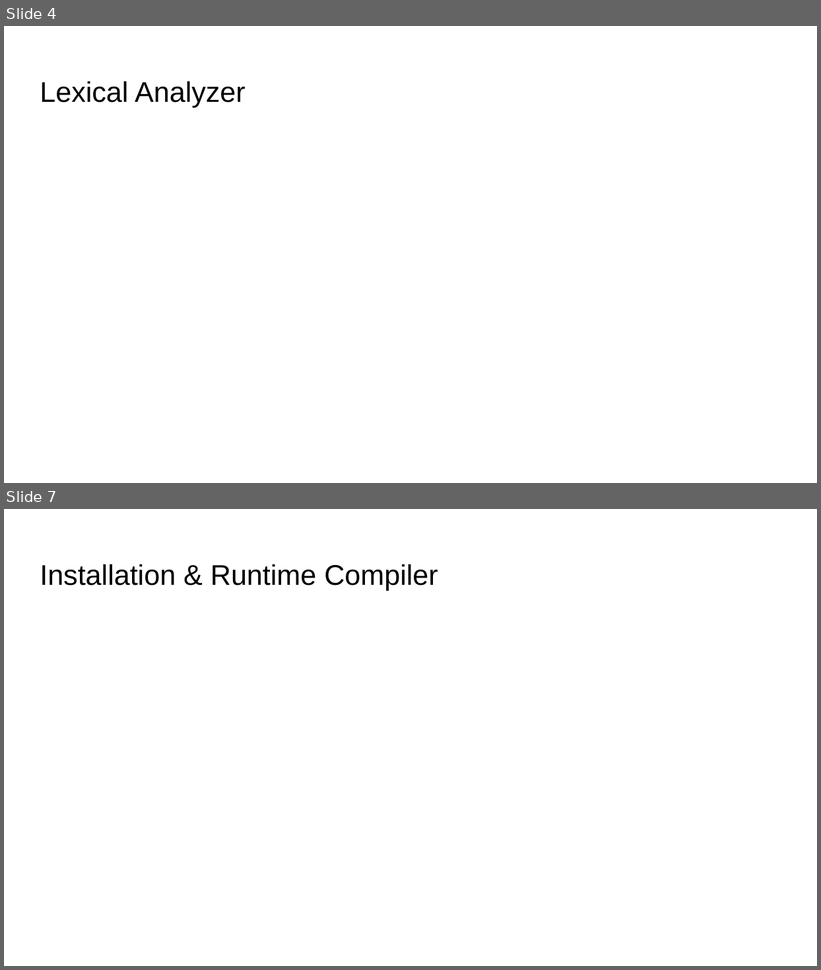
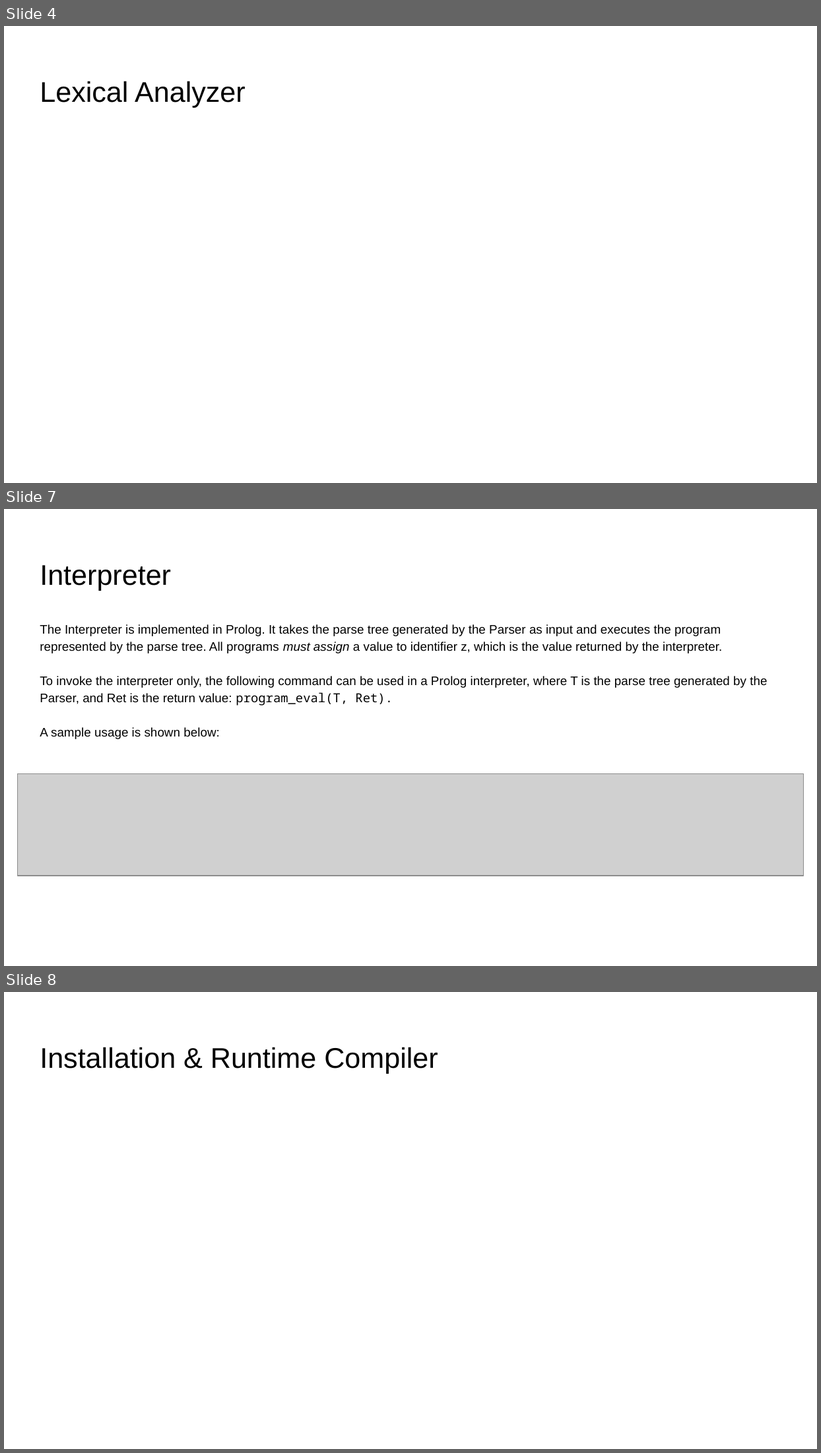
Before and after one commit to viraj091/SER502-ScriptShark-Team13, a slide deck: doc/Documentation.pptx. Shown one above the other, each under a label of ours: slides 4 and 7 before the commit, slides 4, 7 and 8 after it; the slides between them are not shown. The pictures are 821x970 and 821x1453 pixels, drawn with LibreOffice and Linux fonts; fonts in the diff are those of the drawing; grey boxes stand for pictures. Boxes give left, top, right and bottom in pixels: in the first picture for what was removed or moved away, otherwise in the second. Text is boxed around its words. In the diff, an @@ line names an element or a change of style, - is before the commit and + after.

Commit message:
Updated Documentation & Contributions
Completed documentation for Grammar, Parser, Interpreter

```diff
--- a/doc/Documentation.pptx
+++ b/doc/Documentation.pptx
@@ slide 7 added at (4,509,817,966), background #FFFFFF @@
@@ title added at (40,565,171,590), 25.2 pt, text #000000 @@
+Interpreter
@@ text added at (40,625,767,739), 11 pt, text #000000 @@
+The Interpreter is implemented in Prolog. It takes the parse tree generated by the Parser as input and executes the program represented by the parse tree. All programs must assign a value to identifier z, which is the value returned by the interpreter.
+To invoke the interpreter only, the following command can be used in a Prolog interpreter, where T is the parse tree generated by the Parser, and Ret is the return value: program_eval(T, Ret).
+A sample usage is shown below:
@@ picture added at (18,774,804,877) @@
@@ what was slide 7 is now slide 8 @@
```
Also in this commit, not shown: 3 other slides added, 3 slides removed, 1 other file.
